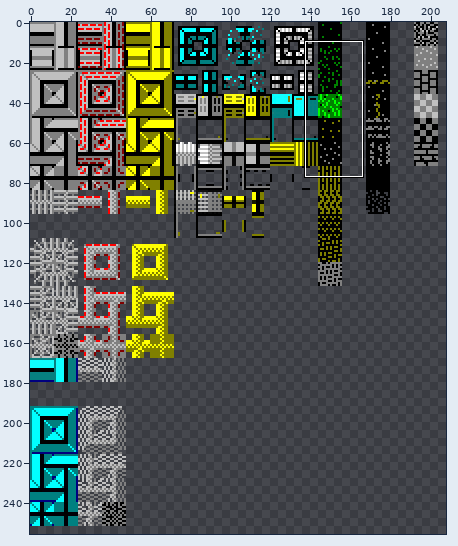
Sprite sheet: gfx/tileset.png. The picture above shows the old version from afar; the outline marks the close-up.
Close-up. As it was:
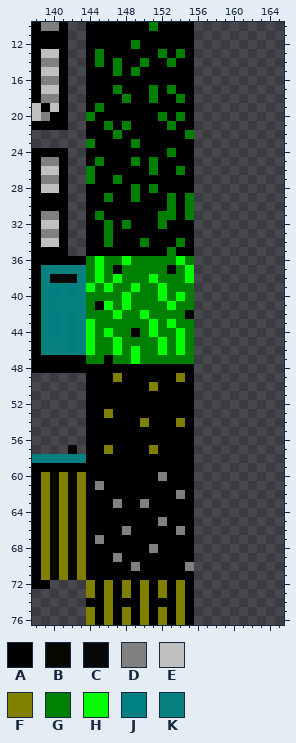
The file is 288x300 pixels. Colours within 5 levels of each other are drawn and written as one. Shown: x 138..165, y 10..76. The wide view leaves out empty margins.
Palette (. is transparent): A #000000  B #070700  C #070707  D #808080  E #c0c0c0  F #808000  G #008000  H #01ff00  J #008080  K #078080
Pixels before, first column x 138:
10 ADDA..AAAAAAAGAAAA
11 AAAA..AAAAAAAAAAAA
12 AAAA..AAAAAGAAAAAA
13 AEEA..AGAAAAAAGAGA
14 ADDA..AGAGAAGAAGAA
15 AEEA..AAAGAGAAAAAA
16 ADDA..AAAAAAAAAAAA
17 AEEA..AAAGAAAGAGAA
18 ADDA..AAAAGAAGAAGA
19 EAEA..AGAAAAAAAAAA
20 EDAA..GAAAAAAAGAGA
21 AAAA..AAGAGAAAAGAA
22 ......AAAGAAAAAAAG
23 ......GAAAAGAAAAAA
24 AAAA..AAAAAAAAAGAA
25 ADDA..AGAAAGAGAAAA
26 AEEA..GAAAAAAGAAGA
27 ADDA..GAAGAAAAAAAA
28 AEEA..AAAAAGAGAAAA
29 AAAA..AAGAAGAAAGAG
30 AAAA..AAAAAAAAAGAG
31 ADDA..AGAAAAAAGGAG
32 AEEA..AAGAGAAAGAAA
33 ADDA..AAGAAAAAAAAA
34 AEEA..AAGAAAGAAAGA
35 AAAA..AAAAAAAAAGAA
36 AAAAAAGHGGHGGGGGHG
37 AJKKKKGHGAGGGGGAGH
38 AKCCCKGHGHGGGHGGGH
39 AKJKJKHGHGGHGGHGGG
40 AKJKJKGGGGHGGGHGHG
41 AKKKKKGAHGHGGGGHGG
42 AKJKJKGGGHGGHGGGGA
43 AKJKJKHGGGGGGHGHGG
44 AKJKJKHGHGGAGHGGHG
45 AKKKJKHGGHGGGGHGHG
46 AKKKJKHGGHGHGGHGHG
47 AAAAAAGGAGGHGGGGGG
48 AAAAAAAAAAAAAAAAAA
49 ......AAAFAAAAAAFA
50 ......AAAAAAAFAAAA
51 ......AAAAAAAAAAAA
52 ......AAAAAAAAAAAA
53 ......AAFAAAAAAAAA
54 ......AAAAAAFAAAFA
55 ......AAAAAAAAAAAA
56 ......AAAAAAAAAAAA
57 ....A.AAFAAAAFAAAA
58 JJJJJJAAAAAAAAAAAA
59 AAAAAAAAAAAAAAAAAA
60 AFBFBFAAAAAAAADAAA
61 AFBFBFADAAAAAAAAAA
62 AFBFBFAAAAAAAAAADA
63 AFBFBFAAADAADAAAAA
64 AFBFBFAAAAAAAAAAAA
65 AFBFBFAAAAAAAADAAA
66 AFBFBFAAAADAAAAADA
67 AFBFBFADAAAAAAAAAA
68 AFBFBFAAAAAAADAAAA
69 AFBFBFAAADAAAAAAAA
70 AFBFBFAAAAADAAAAAD
71 AFBFBFAAAAAAAAAAAA
72 AA....FAFAFAFAFAFA
73 ......FAFAFAFAFAFA
74 ......AAFAAAFAAAFA
75 ......FAFAFAFAFAFA
76 ......FAFAFAFAFAFA
And afterwards:
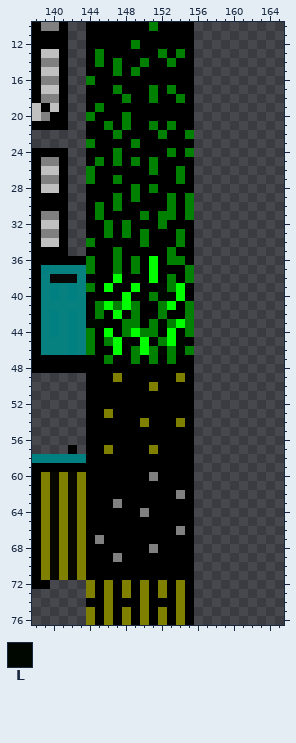
Colours new in this view: L #000700
Diff:
The edit turns colour D into colour A in row 60 at x 152; in row 61 at x 145; in row 63 at x 150; in row 65 at x 152; in row 66 at x 148; in row 70 at x 149 and 155.
The edit turns colour G into colour A in row 20 at x 152 and 154; in row 29 at x 146; in row 34 at x 146; in row 36 at x 146, 150, 152 and 155; in row 37 at x 146, 148, 150, 152 and 154; in row 38 at x 144, 146, 148 to 150, 152 and 154.
The edit turns colour G into colour A in row 39 at x 145, 147 to 148, 150 to 151 and 155; in row 40 at x 144 to 147, 149 to 150 and 155; in row 41 at x 144, 150 to 151 and 154; in row 42 at x 144, 146, 148, 151 and 153 to 154; in row 43 at x 146 to 147 and 150; in row 44 at x 145, 147 and 152.
The edit turns colour G into colour A in row 45 at x 145, 148 to 149, 151 and 155; in row 46 at x 145 to 146 and 148; in row 47 at x 144 to 145, 147 to 148, 150, 152 and 154 to 155.
The edit turns colour H into colour A in row 36 at x 145 and 148; in rows 37 to 38 at x 145; in row 42 at x 150.
The edit turns colour A into colour D in row 60 at x 151; in row 64 at x 150.
The edit turns colour A into colour G in row 16 at x 144; in row 20 at x 148; in row 21 at x 151; in row 22 at x 152; in row 24 at x 147 and 155; in row 25 at x 147.
The edit turns colour A into colour G in row 27 at x 154; in row 29 at x 147; in row 30 at x 145 and 147; in row 31 at x 150; in row 33 at x 148, 150 and 154; in row 34 at x 144.
The edit turns colour A into colour G in row 35 at x 147; in row 37 at x 147; in row 41 at x 145; in row 42 at x 155; in row 47 at x 146.
The edit turns colour H into colour G in row 36 at x 154; in rows 37 to 38 at x 155; in row 39 at x 144; in row 43 at x 151 and 153; in row 44 at x 144 and 151; in row 45 at x 144 and 152.
The edit turns colour H into colour G in row 46 at x 144 and 149; in row 47 at x 149.
The edit turns colour A into colour H in row 44 at x 149.
The edit turns colour G into colour H in rows 36 to 37 at x 151; in row 39 at x 154; in row 43 at x 154; in row 44 at x 153; in row 45 at x 150 and 153; in row 46 at x 150.
The edit turns colour G into colour L in row 40 at x 153; in row 43 at x 145 and 152.
The edit turns colour H into colour L in rows 39 to 40 at x 152; in row 43 at x 144; in rows 44 to 45 at x 154; in row 46 at x 152 and 154.
